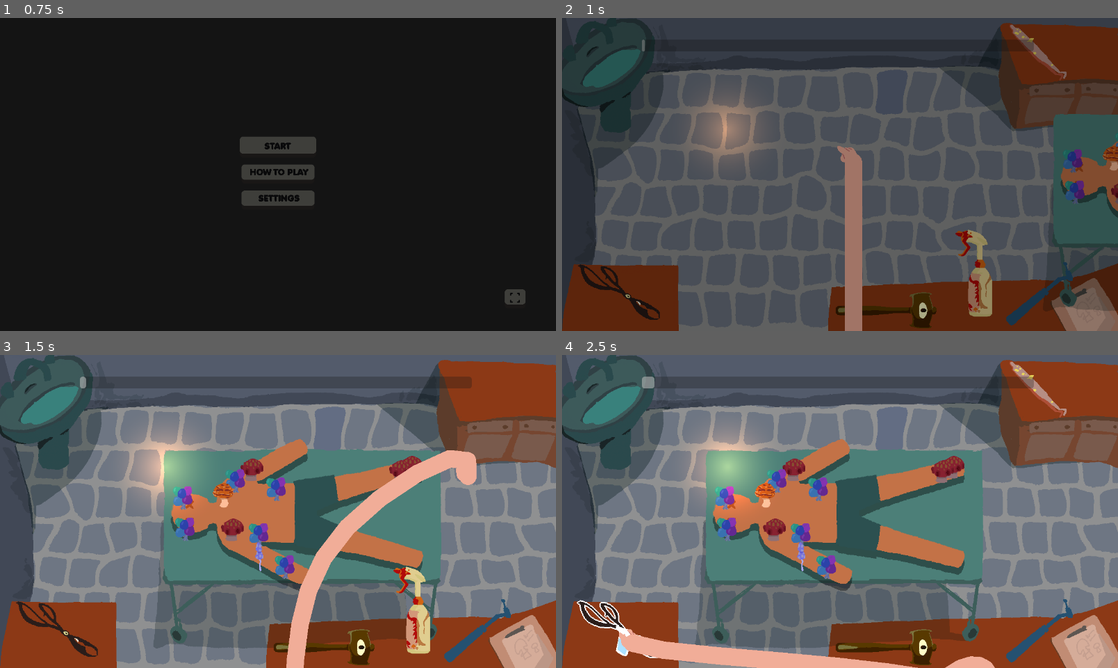
Above: before the commit, frames 1-4 (two rows, left to right).
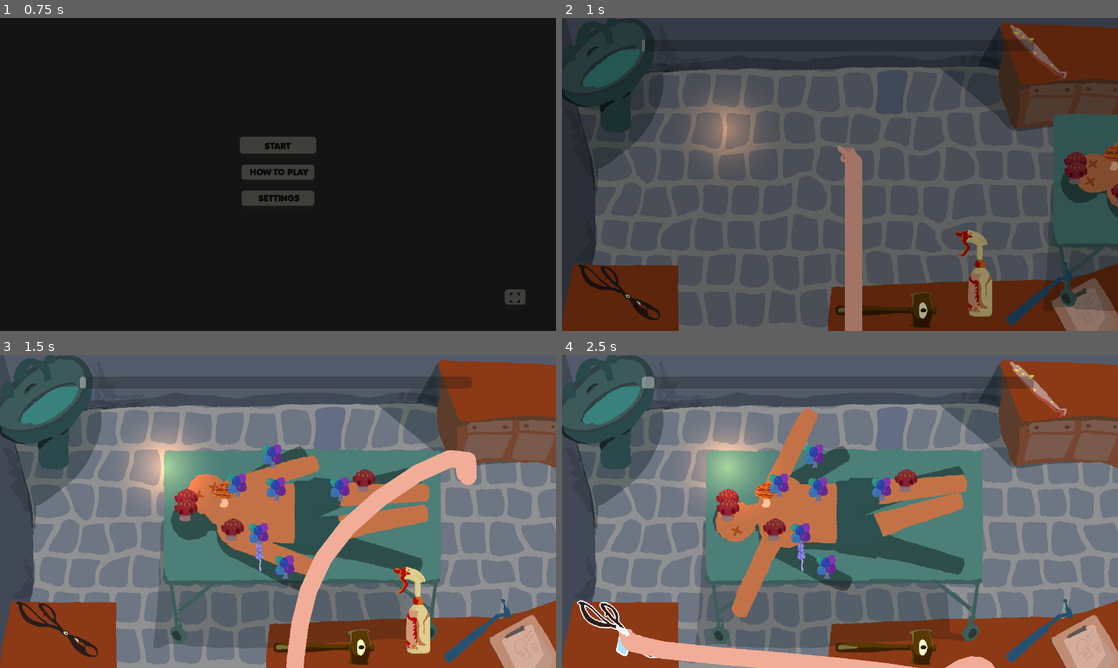
Above: after the commit, the same moments.

Repository: IsaacCerejo/wild-jam-87
Game: Godot game, scene res://scenes/game_controller/game_controller.tscn
Same seed, same stepped clock (60 frames per second), same inputs: the game is played once before the commit and once after it. The engine's default icon, where the game draws it, is replaced by a stand-in: a white triangle on a blue panel in a dark square. Sound files missing from this copy of the repository are replaced by a short silence.
Inputs (mouse positions are in pixels of both pictures, inside the frame that each line leads up to):
- Up to frame 1 (0.75 s): click "START" at 0.5 s
- Up to frame 2 (1 s): no input
- Up to frame 3 (1.5 s): drag from (478, 389) to (411, 611) at 1.27 s
- Up to frame 4 (2.5 s): drag from (973, 611) to (617, 630) at 2.02 s

Frame 1 is identical in both runs. In frame 2, 0.8% of the frame differs, in the area x 89-100%, y 39-62%; in frame 3, 5.9%; in frame 4, 7.3%, in the area x 27-73%, y 17-84%.

Commit message:
feat: basic ragdoll

Diff:
--- a/scenes/main_game/patient.tscn
+++ b/scenes/main_game/patient.tscn
@@ -1,21 +1,16 @@
 [gd_scene load_steps=9 format=3 uid="uid://mtilpmnd7m7y"]
 
 [ext_resource type="Script" uid="uid://c3wghgg2g717r" path="res://scripts/main_game/patient.gd" id="1_s1xdg"]
-[ext_resource type="Texture2D" uid="uid://crryfli08nlnx" path="res://assets/paciente/paciente.png" id="2_3knpu"]
-[ext_resource type="Texture2D" uid="uid://csv4fff1ifxnm" path="res://assets/paciente/torso.png" id="3_rujrq"]
-[ext_resource type="Texture2D" uid="uid://cic42w0lmmafb" path="res://assets/paciente/head.png" id="4_up4j8"]
-[ext_resource type="Texture2D" uid="uid://cl6ebeh5q4r3n" path="res://assets/paciente/leftarm.png" id="5_ddug4"]
-[ext_resource type="Texture2D" uid="uid://dgry88yvva61m" path="res://assets/paciente/rightarm.png" id="6_6vb6e"]
-[ext_resource type="Texture2D" uid="uid://banij4qxjani5" path="res://assets/paciente/leftleg.png" id="7_5mt75"]
-[ext_resource type="Texture2D" uid="uid://4spu5jp4j6s5" path="res://assets/paciente/rightleg.png" id="8_q6v5p"]
+[ext_resource type="Texture2D" uid="uid://bloq2j3mt8a3w" path="res://assets/paciente/paciente.png" id="2_3knpu"]
+[ext_resource type="Texture2D" uid="uid://cn3ixunlwsdxs" path="res://assets/paciente/torso.png" id="3_rujrq"]
+[ext_resource type="Texture2D" uid="uid://43013cqc7mv3" path="res://assets/paciente/left_arm.png" id="4_rlp5r"]
+[ext_resource type="Texture2D" uid="uid://b7q4fvme8ah78" path="res://assets/paciente/head.png" id="4_up4j8"]
+[ext_resource type="Texture2D" uid="uid://7uk0gwy21nhl" path="res://assets/paciente/right_arm.png" id="5_5qs04"]
+[ext_resource type="Texture2D" uid="uid://d1wg6uk21q1bv" path="res://assets/paciente/left_leg.png" id="6_up4j8"]
+[ext_resource type="Texture2D" uid="uid://op5f0ffy213x" path="res://assets/paciente/right_leg.png" id="7_ddug4"]
 
 [node name="Patient" type="Node2D"]
 script = ExtResource("1_s1xdg")
-
-[node name="Sprite2D" type="Sprite2D" parent="."]
-modulate = Color(1, 1, 1, 0.38039216)
-position = Vector2(1, 0)
-texture = ExtResource("2_3knpu")
 
 [node name="Sprite2D2" type="Sprite2D" parent="."]
 modulate = Color(0, 0, 0, 0.38039216)
@@ -23,43 +18,72 @@
 position = Vector2(1, 16)
 texture = ExtResource("2_3knpu")
 
-[node name="head" type="Sprite2D" parent="."]
-position = Vector2(-240, 15)
-texture = ExtResource("4_up4j8")
+[node name="Pins" type="Node2D" parent="."]
 
-[node name="torso" type="Sprite2D" parent="."]
-position = Vector2(-66, 42)
-texture = ExtResource("3_rujrq")
+[node name="PinJoint2D" type="PinJoint2D" parent="Pins"]
+position = Vector2(-192, 3)
+node_a = NodePath("../../MushroomAreas/Torso")
+node_b = NodePath("../../MushroomAreas/Head")
 
-[node name="arm_left" type="Sprite2D" parent="."]
-position = Vector2(-69, -113)
-texture = ExtResource("5_ddug4")
+[node name="PinJoint2D2" type="PinJoint2D" parent="Pins"]
+position = Vector2(-147, -57)
+node_a = NodePath("../../MushroomAreas/Torso")
+node_b = NodePath("../../MushroomAreas/LeftArm")
 
-[node name="arm_right" type="Sprite2D" parent="."]
-position = Vector2(-29, 118)
-texture = ExtResource("6_6vb6e")
+[node name="PinJoint2D3" type="PinJoint2D" parent="Pins"]
+position = Vector2(-147, 60)
+node_a = NodePath("../../MushroomAreas/Torso")
+node_b = NodePath("../../MushroomAreas/RightArm")
 
-[node name="leg_left" type="Sprite2D" parent="."]
-position = Vector2(140, -68)
-texture = ExtResource("7_5mt75")
+[node name="PinJoint2D4" type="PinJoint2D" parent="Pins"]
+position = Vector2(44, 47)
+node_a = NodePath("../../MushroomAreas/Torso")
+node_b = NodePath("../../MushroomAreas/RightLeg")
 
-[node name="leg_left2" type="Sprite2D" parent="."]
-position = Vector2(28, 42)
-texture = ExtResource("8_q6v5p")
-offset = Vector2(115, 32)
+[node name="PinJoint2D5" type="PinJoint2D" parent="Pins"]
+position = Vector2(43, -44)
+node_a = NodePath("../../MushroomAreas/Torso")
+node_b = NodePath("../../MushroomAreas/LeftLeg")
 
 [node name="MushroomAreas" type="Node2D" parent="."]
 
-[node name="LeftLegArea" type="Line2D" parent="MushroomAreas"]
-position = Vector2(90, -54)
-points = PackedVector2Array(17, 0, 82, -16, 134, -31, 181, -44)
-width = 35.0
+[node name="Torso" type="RigidBody2D" parent="MushroomAreas"]
+position = Vector2(-68, 6)
+gravity_scale = 0.0
+inertia = 1007.5
+freeze = true
+freeze_mode = 1
+
+[node name="Sprite2D" type="Sprite2D" parent="MushroomAreas/Torso"]
+texture = ExtResource("3_rujrq")
+
+[node name="CollisionPolygon2D" type="CollisionPolygon2D" parent="MushroomAreas/Torso"]
+polygon = PackedVector2Array(-116, 23, -131, 12, -133, -13, -118, -28, -106, -66, -89, -83, -24, -71, 15, -68, 59, -71, 92, -79, 115, -12, 114, 1, 108, 72, 85, 75, 60, 65, -20, 63, -101, 64, -114, 34)
+
+[node name="TorsoArea" type="Line2D" parent="MushroomAreas/Torso"]
+position = Vector2(45, -23)
+rotation = -2.6403892
+points = PackedVector2Array(120.25691, -51.0615, 87.668144, -108.46335, 33.209877, -80.908005, -26.990908, -51.34677, 13.910694, 12.903204, 72.273506, -17.931557)
+width = 60.0
 default_color = Color(1, 0, 0, 0)
+joint_mode = 2
 begin_cap_mode = 2
 end_cap_mode = 2
 
-[node name="LeftLegArea2" type="Line2D" parent="MushroomAreas"]
-position = Vector2(-247, 29)
+[node name="Head" type="RigidBody2D" parent="MushroomAreas"]
+position = Vector2(-235, 0)
+mass = 67.932
+gravity_scale = 0.0
+linear_damp = 4.0
+
+[node name="Sprite2D" type="Sprite2D" parent="MushroomAreas/Head"]
+texture = ExtResource("4_up4j8")
+
+[node name="CollisionPolygon2D" type="CollisionPolygon2D" parent="MushroomAreas/Head"]
+polygon = PackedVector2Array(-54, 2, -47, -17, -33, -34, -11, -41, 16, -35, 29, -29, 31, -22, 47, -15, 53, 2, 52, 19, 36, 28, 28, 38, 7, 47, -12, 49, -32, 42, -45, 27)
+
+[node name="HeadArea" type="Line2D" parent="MushroomAreas/Head"]
+position = Vector2(-12, 29)
 points = PackedVector2Array(31, -4, -7, -1, -23, -26, -1, -51, 30, -45)
 width = 35.0
 default_color = Color(1, 0, 0, 0)
@@ -67,17 +91,21 @@
 begin_cap_mode = 2
 end_cap_mode = 2
 
-[node name="RightArmArea" type="Line2D" parent="MushroomAreas"]
-position = Vector2(-150.00002, 58.000004)
-rotation = 0.7707949
-points = PackedVector2Array(15.472099, 5.8833923, 72.344376, -14.501495, 120.670334, -30.768097, 176.08725, -48.345512)
-width = 35.0
-default_color = Color(1, 0, 0, 0)
-begin_cap_mode = 2
-end_cap_mode = 2
+[node name="LeftArm" type="RigidBody2D" parent="MushroomAreas"]
+position = Vector2(-71, -97)
+mass = 67.932
+gravity_scale = 0.0
+linear_damp = 2.0
 
-[node name="LeftArmArea" type="Line2D" parent="MushroomAreas"]
-position = Vector2(-154, -66.99999)
+[node name="Sprite2D" type="Sprite2D" parent="MushroomAreas/LeftArm"]
+texture = ExtResource("4_rlp5r")
+
+[node name="CollisionPolygon2D" type="CollisionPolygon2D" parent="MushroomAreas/LeftArm"]
+rotation = 0.014211261
+polygon = PackedVector2Array(-99.54936, 32.417942, -75.80759, 14.078705, -13.2971115, -20.81314, 75.01178, -70.07307, 84.025085, -69.20104, 96.26546, -52.3733, 95.43609, -40.3603, 5.2410736, 16.92723, -43.370285, 44.62083, -63.226166, 54.904037, -90.223434, 55.287727, -99.3362, 47.41643)
+
+[node name="LeftArmArea" type="Line2D" parent="MushroomAreas/LeftArm"]
+position = Vector2(-83, 30.000008)
 rotation = -0.18549728
 points = PackedVector2Array(20.763504, -2.2083664, 71.99763, -14.97805, 119.4848, -29.46833, 168.13927, -44.75701)
 width = 35.0
@@ -85,21 +113,65 @@
 begin_cap_mode = 2
 end_cap_mode = 2
 
-[node name="RightLegArea" type="Line2D" parent="MushroomAreas"]
-position = Vector2(107.99999, 62.999996)
+[node name="RightArm" type="RigidBody2D" parent="MushroomAreas"]
+position = Vector2(-72, 101)
+mass = 67.932
+gravity_scale = 0.0
+linear_damp = 2.0
+
+[node name="Sprite2D" type="Sprite2D" parent="MushroomAreas/RightArm"]
+texture = ExtResource("5_5qs04")
+
+[node name="CollisionPolygon2D" type="CollisionPolygon2D" parent="MushroomAreas/RightArm"]
+polygon = PackedVector2Array(-101, -54, -84, -61, -62, -59, -27, -36, 1, -20, 98, 30, 102, 48, 93, 63, 69, 61, -29, 11, -92, -23, -104, -43)
+
+[node name="RightArmArea" type="Line2D" parent="MushroomAreas/RightArm"]
+position = Vector2(-78.000015, -42.999996)
+rotation = 0.7707949
+scale = Vector2(0.99999994, 0.99999994)
+points = PackedVector2Array(15.472099, 5.8833923, 72.344376, -14.501495, 120.670334, -30.768097, 176.08725, -48.345512)
+width = 35.0
+default_color = Color(1, 0, 0, 0)
+begin_cap_mode = 2
+end_cap_mode = 2
+
+[node name="LeftLeg" type="RigidBody2D" parent="MushroomAreas"]
+position = Vector2(146, -66)
+mass = 67.932
+gravity_scale = 0.0
+linear_damp = 2.0
+
+[node name="Sprite2D" type="Sprite2D" parent="MushroomAreas/LeftLeg"]
+texture = ExtResource("6_up4j8")
+
+[node name="CollisionPolygon2D" type="CollisionPolygon2D" parent="MushroomAreas/LeftLeg"]
+polygon = PackedVector2Array(-141, 16, -122, -8, -61, -15, -47, -13, 130, -53, 141, -45, 142, -27, 138, -16, -46, 41, -92, 60, -125, 58, -137, 50)
+
+[node name="LeftLegArea" type="Line2D" parent="MushroomAreas/LeftLeg"]
+position = Vector2(-56, 12)
+points = PackedVector2Array(17, 0, 82, -16, 134, -31, 181, -44)
+width = 35.0
+default_color = Color(1, 0, 0, 0)
+begin_cap_mode = 2
+end_cap_mode = 2
+
+[node name="RightLeg" type="RigidBody2D" parent="MushroomAreas"]
+position = Vector2(142, 79)
+mass = 67.932
+gravity_scale = 0.0
+linear_damp = 2.0
+
+[node name="Sprite2D" type="Sprite2D" parent="MushroomAreas/RightLeg"]
+texture = ExtResource("7_ddug4")
+
+[node name="CollisionPolygon2D" type="CollisionPolygon2D" parent="MushroomAreas/RightLeg"]
+polygon = PackedVector2Array(-131, -39, -112, -65, -86, -64, -50, -49, 107, 1, 145, 13, 148, 26, 143, 43, 136, 48, 26, 25, -55, 9, -112, 5, -134, -13)
+
+[node name="RightLegArea" type="Line2D" parent="MushroomAreas/RightLeg"]
+position = Vector2(-34.000008, -16.000004)
 rotation = 0.52074564
 points = PackedVector2Array(0.9950714, 1.7348938, 58.76999, -14.109951, 110.71507, -30.0695, 162.91537, -41.564205)
 width = 35.01
 default_color = Color(1, 0, 0, 0)
 begin_cap_mode = 2
 end_cap_mode = 2
-
-[node name="TorsoArea" type="Line2D" parent="MushroomAreas"]
-position = Vector2(-23, -17)
-rotation = 3.642796
-points = PackedVector2Array(120.25691, -51.0615, 87.668144, -108.46335, 33.209877, -80.908005, -26.990908, -51.34677, 13.910694, 12.903204, 72.273506, -17.931557)
-width = 60.0
-default_color = Color(1, 0, 0, 0)
-joint_mode = 2
-begin_cap_mode = 2
-end_cap_mode = 2
--- a/scripts/main_game/patient.gd
+++ b/scripts/main_game/patient.gd
@@ -11,6 +11,12 @@
 	preload(Global.SCENE_UIDS.BUBONIC_MUSHROOM),
 	preload(Global.SCENE_UIDS.SQUISHY_MUSHROOM),
 ]
+@onready var head: RigidBody2D = $Head
+@onready var left_arm: RigidBody2D = $LeftArm
+@onready var right_arm: RigidBody2D = $RightArm
+@onready var left_leg: RigidBody2D = $LeftLeg
+@onready var right_leg: RigidBody2D = $RightLeg
+@onready var limb_list: Array[RigidBody2D] = [head,left_arm, right_arm, left_leg, right_leg]
 
 @export_range(0, 27) var mushroom_count: int # Max is 27 due to only spawning 1 shroom per point, with 27 points. Check find_mushroom_position()
 @export_range(0, 20) var shroom_deviation: float = 16.5
@@ -21,13 +27,14 @@
 
 # Called when the node enters the scene tree for the first time.
 func _ready() -> void:
-	var root_mushroom_areas = self.find_child("MushroomAreas")
-	mushroom_areas = root_mushroom_areas.get_children()
+
+
+	# call me lebron james the way i hardcode this shit like a baller
+	mushroom_areas = [$MushroomAreas/Head/HeadArea,$MushroomAreas/LeftArm/LeftArmArea,$MushroomAreas/RightArm/RightArmArea,$MushroomAreas/LeftLeg/LeftLegArea,$MushroomAreas/RightLeg/RightLegArea,$MushroomAreas/Torso/TorsoArea]
 
 	for area in mushroom_areas:
 		for point in area.get_point_count():
 			unused_base_points.append(area.to_global(area.get_point_position(point)))
-
 
 	#TODO: spawn body with random skin
 
Binary file changed: assets/paciente/head.png
Not shown, changed: assets/paciente/head.png.import
Binary file added: assets/paciente/left_arm.png
Not shown, changed: assets/paciente/left_arm.png.import
Binary file added: assets/paciente/left_leg.png
Not shown, changed: assets/paciente/left_leg.png.import
Binary file removed: assets/paciente/leftarm.png
Binary file removed: assets/paciente/leftleg.png
Not shown, changed: assets/paciente/paciente.png.import
Binary file added: assets/paciente/right_arm.png
Not shown, changed: assets/paciente/right_arm.png.import
Binary file added: assets/paciente/right_leg.png
(and 7 more such lines)
